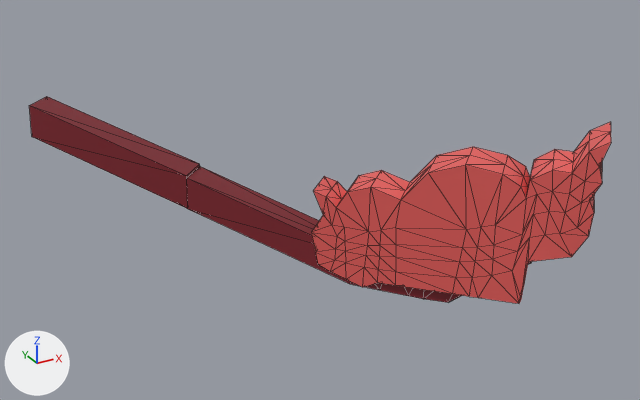
The FBX model Assets/Models/Buildings Kit/Imperial Buildings/BRoofTopCornerTrim_B.fbx, before and after one commit.
Rendered twice from a camera (50 mm lens) standing at (-1.89, -10.13, 3.41) and looking at (2.39, -2.36, -0.47). The lights are fixed; the arrows at lower left show +X, +Y and +Z. The first picture is the older version. Mesh edges are drawn as thin lines. Where no turn or scale is listed for an object, it has been applied to the vertices.

In view in the first picture: 'BRoofTopCornerTrim_B'.
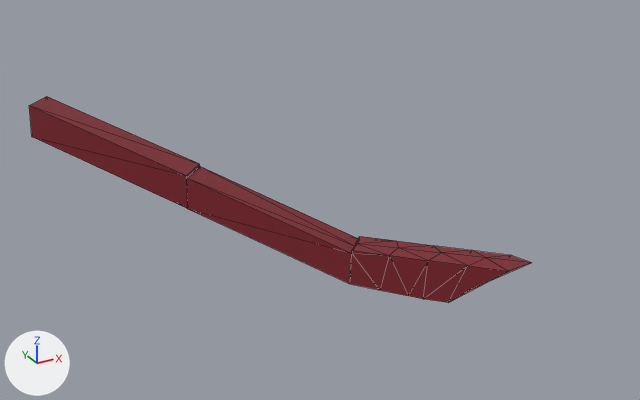
Changed parts and their boxes (x1, y1, x2, y2) in the pictures (640 x 400 px):
'BRoofTopCornerTrim_B', reshaped (14% narrower)
    before: (29, 97, 611, 304)
    after: (29, 97, 532, 302)
part 1 of me_cube_094, deleted (red)
    before: (311, 122, 611, 304)

Edits to the bpy script that builds the scene:
```text
Change me_cube_094:
    used by ob_brooftopcornertrim_b; location = (0.0, 0.0, 0.0)
    remove me_cube_094.from_pydata(...)  # 248 vertices, 485 faces; spans x -0.15..4.64, y -4.64..0.15, z -1.39..0.6
    add me_cube_094.from_pydata(...)  # 43 vertices, 79 faces; spans x -0.15..4.0, y -4.0..0.15, z -1.39..0.36
    me_cube_094 part 1: the loose piece of 205 vertices spanning x 2.2..4.64, y -4.64..-2.2, z -1.33..0.6 is deleted
    remove me_cube_094.materials.append(mat_propmat)  # red #e75f5c
```
